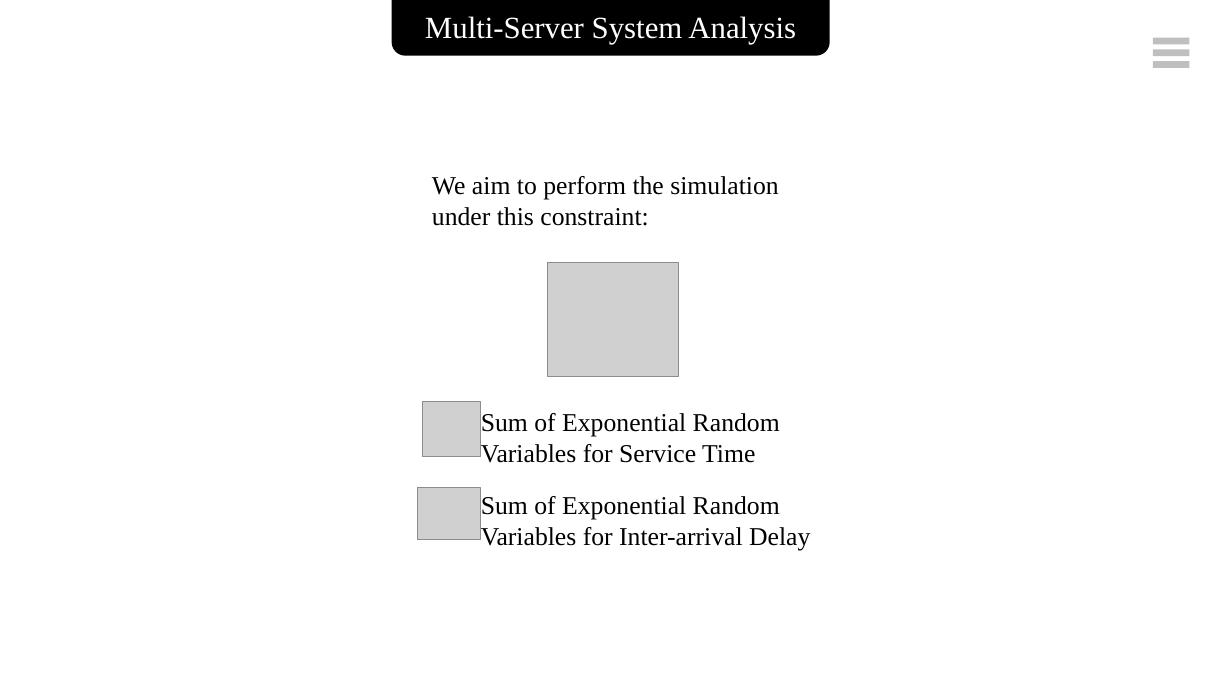
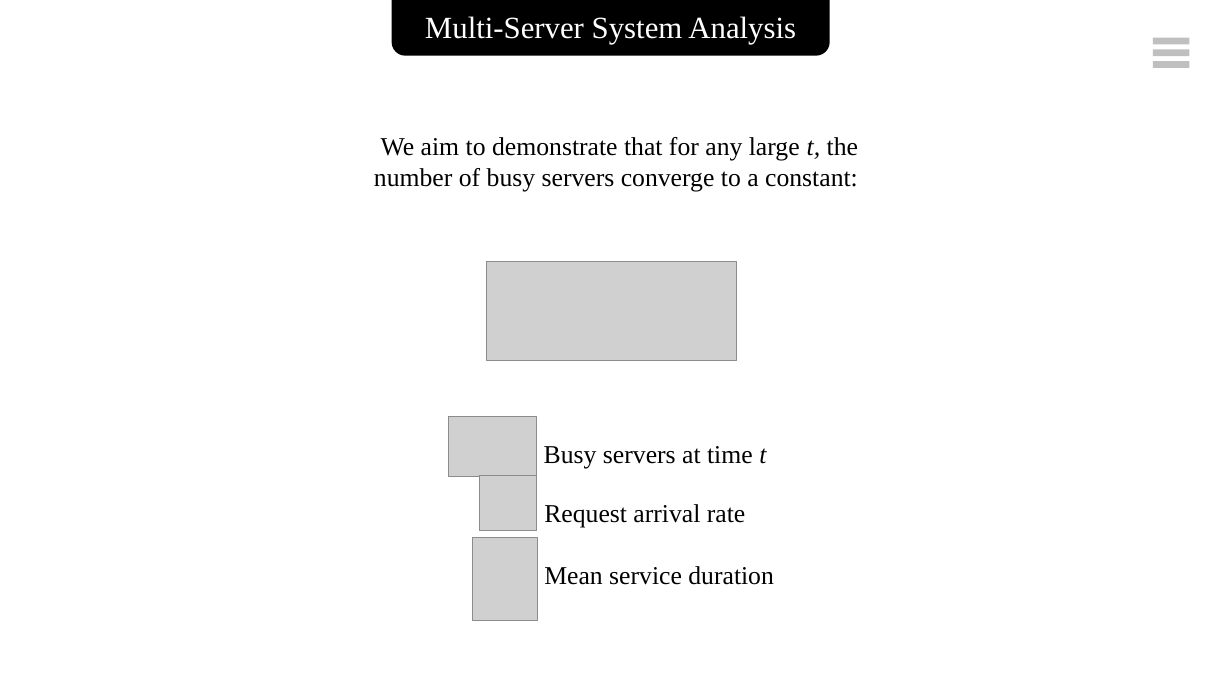
Before and after one commit to prabal1997/Probability, a slide deck: slide 3 of project_4/final_presentation.pptx. Drawn at 1232x693 pixels with LibreOffice and Linux fonts; fonts in the diff are those of the drawing; grey boxes stand for pictures. Boxes give left, top, right and bottom in pixels: in the first picture for what was removed or moved away, otherwise in the second. Text is boxed around its words. In the diff, an @@ line names an element or a change of style, - is before the commit and + after.

```diff
--- a/project_4/final_presentation.pptx
+++ b/project_4/final_presentation.pptx
@@ text at (374,137,858,192): text changed @@
-We aim to perform the simulation under this constraint:
+We aim to demonstrate that for any large t, the number of busy servers converge to a constant:
@@ picture: place and size @@
-picture at (548,262,679,377)
+picture at (487,262,737,360)
@@ picture removed at (423,402,481,457) @@
@@ text at (544,446,766,469): text changed @@
-Sum of Exponential Random Variables for Service Time
+Busy servers at time t
@@ picture removed at (418,488,481,541) @@
@@ group added at (448,417,745,620): 3 pictures, 1 text @@
+Request arrival rate
@@ text at (544,566,774,585): text changed @@
-Sum of Exponential Random Variables for Inter-arrival Delay
+Mean service duration
```
Also in this commit, not shown: 7 other slides changed, 8 slides added, 1 slide removed, 14 other files.
